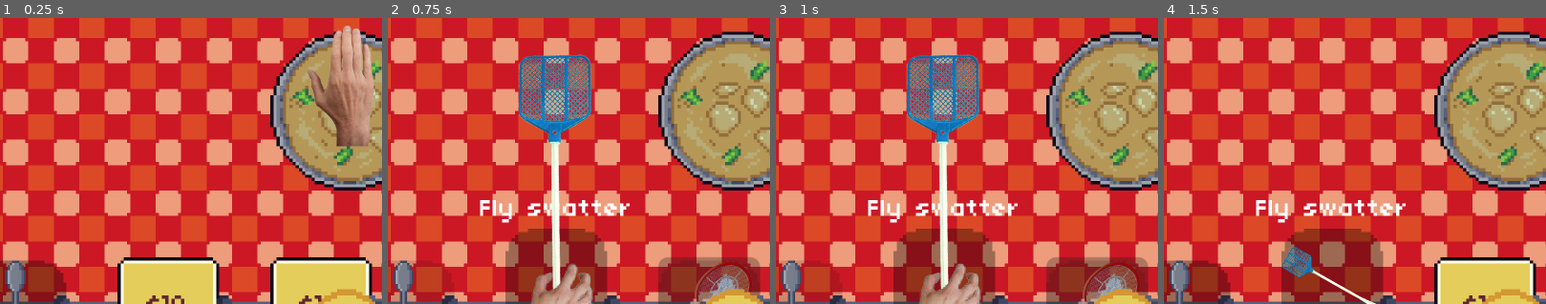
Above: before the commit, frames 1-4 (left to right).
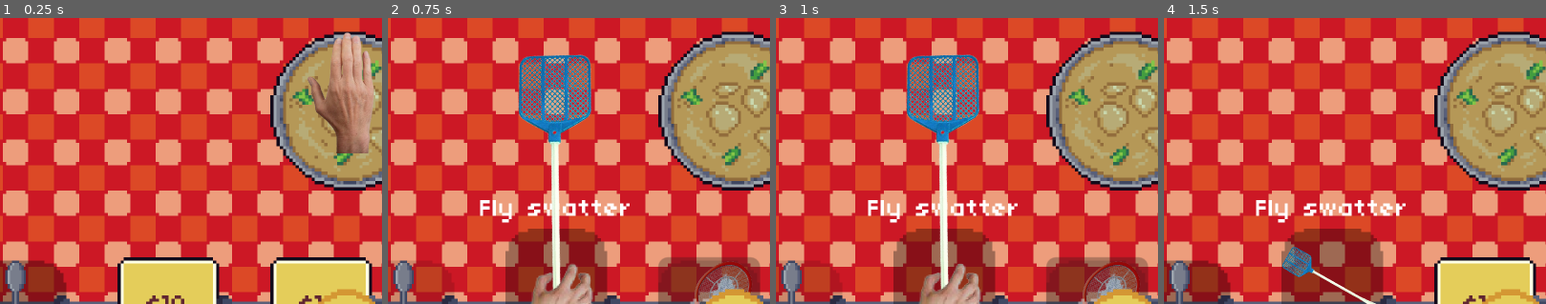
Above: after the commit, the same moments.

Repository: mattismoel/rage-room
Game: Godot game, scene res://scenes/game.tscn
Same seed, same stepped clock (60 frames per second), same inputs: the game is played once before the commit and once after it. The engine's default icon, where the game draws it, is replaced by a stand-in: a white triangle on a blue panel in a dark square.
Inputs (mouse positions are % of the whole screen's width and height, from its top left):
- Up to frame 1 (0.25 s): no input
- Up to frame 2 (0.75 s): click "$10" at 0.5 s
- Up to frame 3 (1 s): no input
- Up to frame 4 (1.5 s): click (27, 94) at 1.25 s
The pictures show only the part of the screen within x 5-55%, y 40-90%; the shares and areas given below are measured in that part.

The runs differ from the first frame. In frame 1, 1.6% of the frame differs, in the area x 80-98%, y 2-48%; in frame 2, nothing differs; in frame 3, nothing differs; in frame 4, nothing differs.

Commit message:
finalised implementation of the struggle component

Diff:
--- a/scenes/equipment/equipment.gd
+++ b/scenes/equipment/equipment.gd
@@ -1,5 +1,8 @@
 class_name Equipment
 extends Node2D
+
+## Here an optional struggle component can be added to limit the movement
+@export var struggle_component: StruggleComponent
 
 ## Emitted whenever the equipment is used.
 signal used
@@ -7,3 +10,10 @@
 func use(_pos: Vector2) -> void:
 	used.emit()
 	pass
+
+func _process(delta: float) -> void:
+	var pos: Vector2
+	if struggle_component: pos = struggle_component.get_struggling_mouse_pos()
+	else: pos = get_global_mouse_position()
+
+	global_position = pos
--- a/scenes/equipment/flyswatter/flyswatter.tscn
+++ b/scenes/equipment/flyswatter/flyswatter.tscn
@@ -6,6 +6,7 @@
 [ext_resource type="Texture2D" uid="uid://c3n6gq3kiutqc" path="res://assets/equipment/flyswatter.png" id="4_mfq0e"]
 [ext_resource type="Texture2D" uid="uid://cokbfjclr2ww3" path="res://assets/player/grab arm.png" id="5_ik38o"]
 [ext_resource type="Script" uid="uid://dwmh5fpwv0lo5" path="res://scenes/equipment/flyswatter/swat_state.gd" id="6_d5ya8"]
+[ext_resource type="Script" uid="uid://b1xr1cqdvx040" path="res://scripts/struggle_component.gd" id="7_d5ya8"]
 
 [sub_resource type="CapsuleShape2D" id="CapsuleShape2D_k8dx3"]
 
@@ -234,8 +235,9 @@
 &"swat": SubResource("Animation_wfkgx")
 }
 
-[node name="Flyswatter" type="Node2D"]
+[node name="Flyswatter" type="Node2D" node_paths=PackedStringArray("struggle_component")]
 script = ExtResource("1_fu6hv")
+struggle_component = NodePath("StruggleComponent")
 
 [node name="StateMachine" type="Node2D" parent="." node_paths=PackedStringArray("_initial_state")]
 script = ExtResource("2_d5ya8")
@@ -286,6 +288,10 @@
 position = Vector2(3, 2)
 shape = SubResource("CapsuleShape2D_k8dx3")
 
+[node name="StruggleComponent" type="Node2D" parent="."]
+script = ExtResource("7_d5ya8")
+metadata/_custom_type_script = "uid://b1xr1cqdvx040"
+
 [node name="AnimationPlayer" type="AnimationPlayer" parent="."]
 libraries = {
 &"": SubResource("AnimationLibrary_wfkgx")
--- a/scenes/equipment/smack_hand/smack_hand.tscn
+++ b/scenes/equipment/smack_hand/smack_hand.tscn
@@ -6,6 +6,7 @@
 [ext_resource type="Script" uid="uid://dowvmhrglkm7v" path="res://scenes/equipment/smack_hand/smack_state.gd" id="3_elhpo"]
 [ext_resource type="Texture2D" uid="uid://badrntcjnvwgj" path="res://assets/player/hand.png" id="3_garvd"]
 [ext_resource type="Texture2D" uid="uid://bqkybbohwmj75" path="res://assets/player/test arm.png" id="5_v4a0k"]
+[ext_resource type="Script" uid="uid://b1xr1cqdvx040" path="res://scripts/struggle_component.gd" id="7_vp4i8"]
 
 [sub_resource type="CapsuleShape2D" id="CapsuleShape2D_v4a0k"]
 
@@ -74,8 +75,9 @@
 &"smack": SubResource("Animation_v4a0k")
 }
 
-[node name="SmackHand" type="Node2D"]
+[node name="SmackHand" type="Node2D" node_paths=PackedStringArray("struggle_component")]
 script = ExtResource("1_tgmp8")
+struggle_component = NodePath("StruggleComponent")
 
 [node name="StateMachine" type="Node2D" parent="." node_paths=PackedStringArray("_initial_state")]
 script = ExtResource("1_gdlno")
@@ -112,6 +114,10 @@
 [node name="CollisionShape2D" type="CollisionShape2D" parent="StateMachine/SmackState/Area2D"]
 shape = SubResource("CapsuleShape2D_v4a0k")
 
+[node name="StruggleComponent" type="Node2D" parent="."]
+script = ExtResource("7_vp4i8")
+metadata/_custom_type_script = "uid://b1xr1cqdvx040"
+
 [node name="AnimationPlayer" type="AnimationPlayer" parent="."]
 libraries = {
 &"": SubResource("AnimationLibrary_garvd")
--- a/scenes/hand.gd
+++ b/scenes/hand.gd
@@ -17,8 +17,3 @@
 	var equipment := entry.scene.instantiate() as Equipment
 	_equipment_container.add_child(equipment)
 	pass
-
-func _process(_delta: float) -> void:
-	var mouse_pos = get_global_mouse_position()
-	#mouse_pos.y = struggle_component.apply_struggle(mouse_pos.y)
-	global_position = mouse_pos
--- a/scripts/struggle_component.gd
+++ b/scripts/struggle_component.gd
@@ -13,6 +13,11 @@
 func _coords_convert(in_cords: float) -> float:
 	return get_window().content_scale_size.y - in_cords
 
+## Returns the position of the mouse after struggle has been applied
+func get_struggling_mouse_pos() -> Vector2:
+	var mouse_pos = get_global_mouse_position()
+	return Vector2(mouse_pos.x, apply_struggle(mouse_pos.y))
+
 ## Calculates the impact of struggle at the given vertical position
 ## and returns a new vertical position (position.y)
 func apply_struggle(y_pos: float) -> float:
Not shown: 1 places in scenes/equipment/flyswatter/flyswatter.tscn that only renumber resources
Not shown: 1 places in scenes/equipment/smack_hand/smack_hand.tscn that only renumber resources
